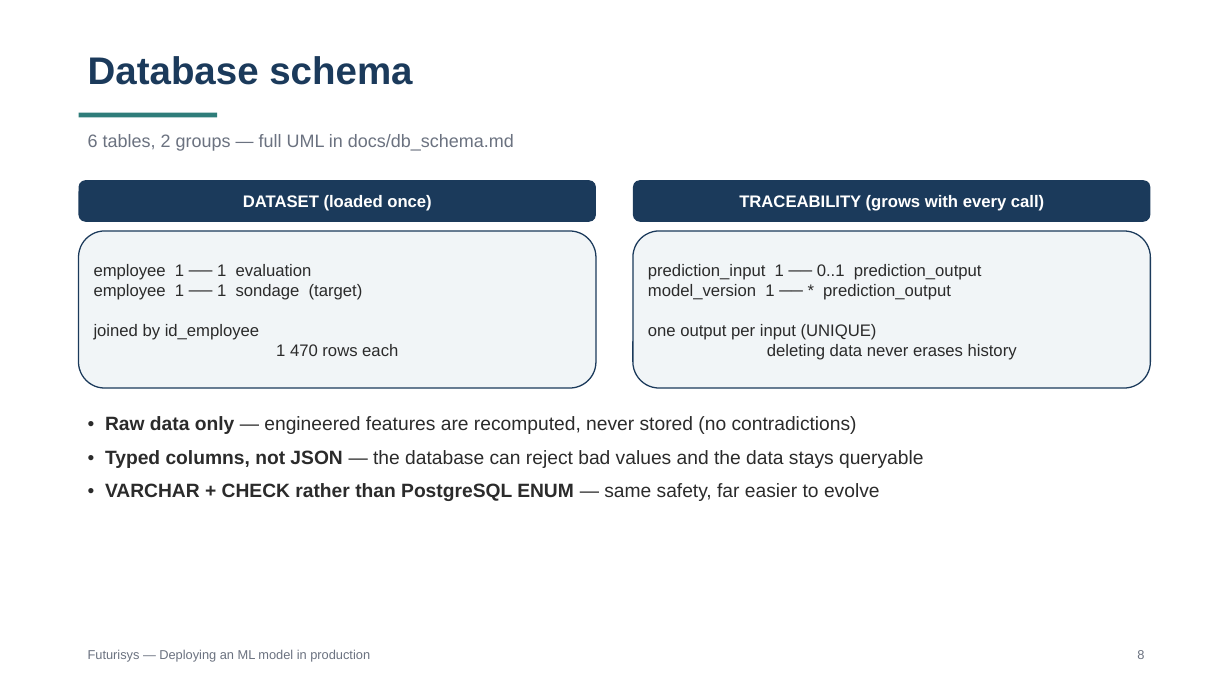
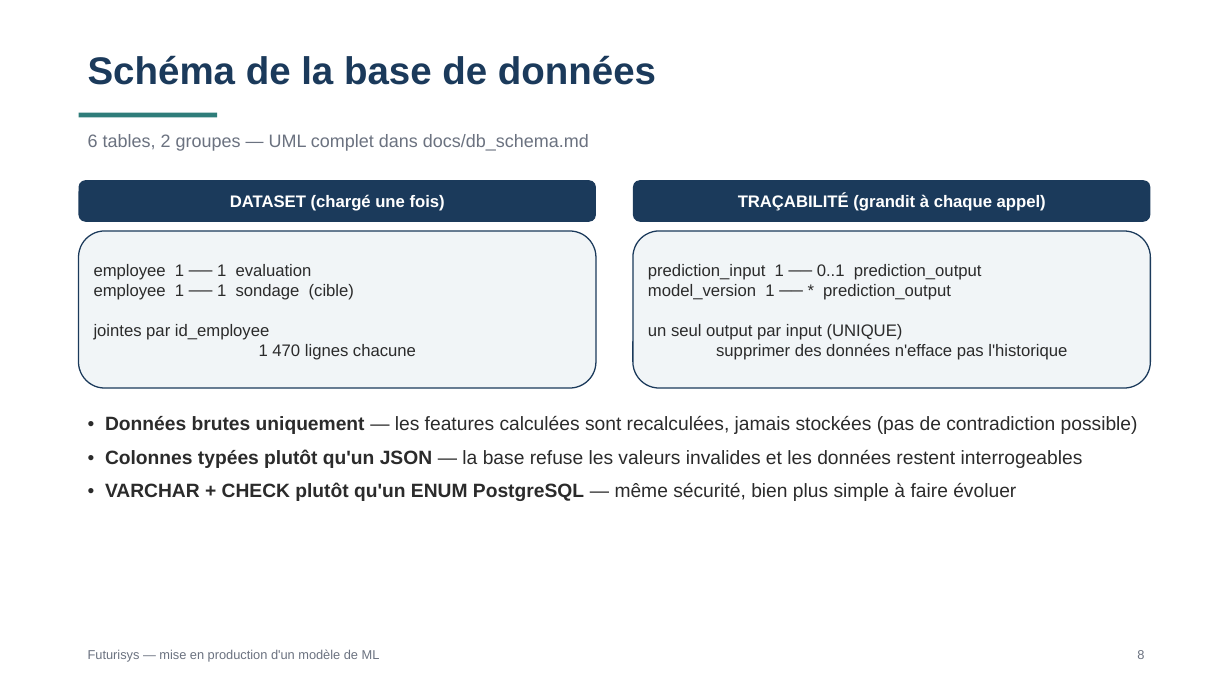
Before and after one commit to ankim21/Projet5_DEPLOYMENTML, a slide deck: slide 9 of docs/presentation_futurisys.pptx. Drawn at 1232x693 pixels with LibreOffice and Linux fonts; fonts in the diff are those of the drawing. Boxes give left, top, right and bottom in pixels: in the first picture for what was removed or moved away, otherwise in the second. Text is boxed around its words. In the diff, an @@ line names an element or a change of style, - is before the commit and + after.

```diff
--- a/docs/presentation_futurisys.pptx
+++ b/docs/presentation_futurisys.pptx
@@ text at [88, 55, 656, 85]: text changed @@
-Database schema
+Schéma de la base de données
@@ text at [88, 134, 589, 151]: text changed @@
-6 tables, 2 groups — full UML in docs/db_schema.md
+6 tables, 2 groupes — UML complet dans docs/db_schema.md
@@ text in rounded rectangle at [230, 194, 445, 211]: text changed @@
-DATASET (loaded once)
+DATASET (chargé une fois)
@@ text in rounded rectangle at [738, 194, 1046, 211]: text changed @@
-TRACEABILITY (grows with every call)
+TRAÇABILITÉ (grandit à chaque appel)
@@ text in rounded rectangle at [94, 264, 416, 360]: text changed @@
-employee 1 ── 1 evaluation
-employee 1 ── 1 sondage (target)
-joined by id_employee
-1 470 rows each
+employee 1 ── 1 evaluation
+employee 1 ── 1 sondage (cible)
+jointes par id_employee
+1 470 lignes chacune
@@ text in rounded rectangle at [648, 264, 1067, 360]: text changed @@
-prediction_input 1 ── 0..1 prediction_output
-model_version 1 ── * prediction_output
-one output per input (UNIQUE)
-deleting data never erases history
+prediction_input 1 ── 0..1 prediction_output
+model_version 1 ── * prediction_output
+un seul output par input (UNIQUE)
+supprimer des données n'efface pas l'historique
@@ text at [105, 416, 1138, 501]: text changed @@
-• Raw data only — engineered features are recomputed, never stored (no contradictions)
-• Typed columns, not JSON — the database can reject bad values and the data stays queryable
-• VARCHAR + CHECK rather than PostgreSQL ENUM — same safety, far easier to evolve
+• Données brutes uniquement — les features calculées sont recalculées, jamais stockées (pas de contradiction possible)
+• Colonnes typées plutôt qu'un JSON — la base refuse les valeurs invalides et les données restent interrogeables
+• VARCHAR + CHECK plutôt qu'un ENUM PostgreSQL — même sécurité, bien plus simple à faire évoluer
@@ text at [88, 649, 380, 662]: text changed @@
-Futurisys — Deploying an ML model in production
+Futurisys — mise en production d'un modèle de ML
```
Also in this commit, not shown: 15 other slides changed, 2 slides added, 2 slides removed.
